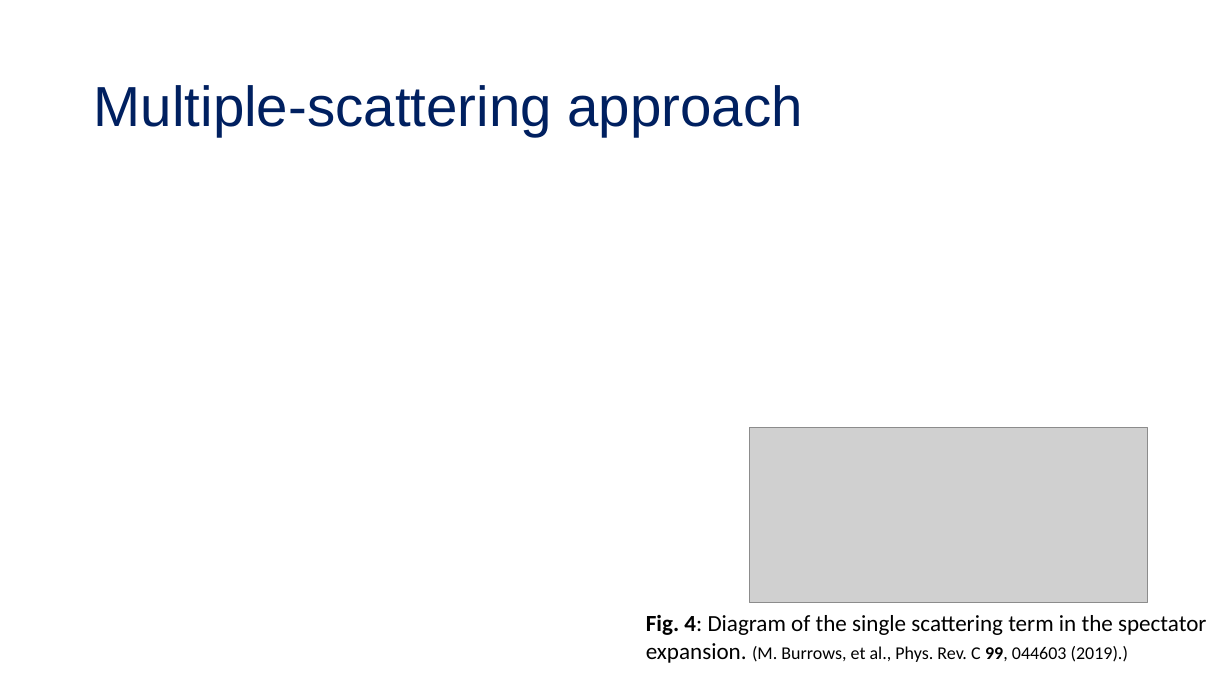
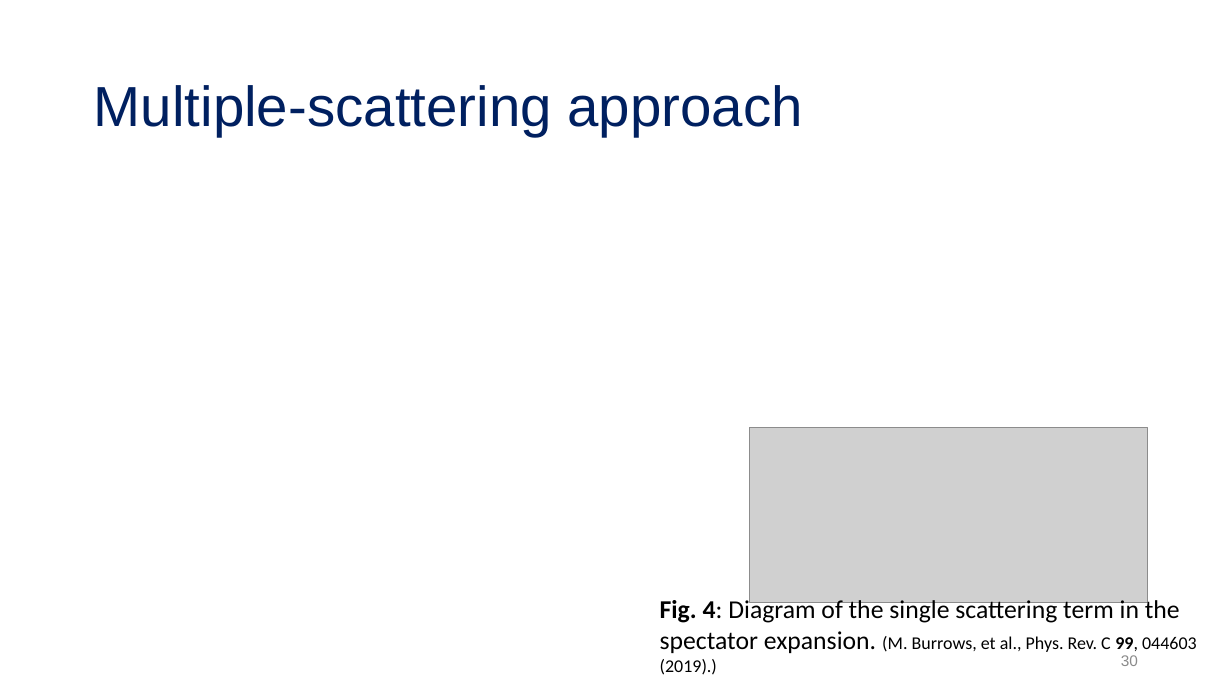
Before and after one commit to tropiano4/tropiano-srg, a slide deck: slide 30 of Presentations/Candidacy_2019/candidacy_presentation.pptx (slide 31 before the commit). Drawn at 1232x693 pixels with LibreOffice and Linux fonts; fonts in the diff are those of the drawing; grey boxes stand for pictures. Boxes give left, top, right and bottom in pixels: in the first picture for what was removed or moved away, otherwise in the second. Text is boxed around its words. In the diff, an @@ line names an element or a change of style, - is before the commit and + after.

```diff
--- a/Presentations/Candidacy_2019/candidacy_presentation.pptx
+++ b/Presentations/Candidacy_2019/candidacy_presentation.pptx
@@ text "Fig. 4: Diagram of the ...": place and size @@
-text "Fig. 4: Diagram of the ..." at (646, 615, 1206, 663)
+text "Fig. 4: Diagram of the ..." at (660, 597, 1197, 675)
@@ text "Fig. 4: Diagram of the ..." at (660, 597, 1197, 675): size 18 to 20 pt in "Fig. 4: Diagram of the single scattering ..." @@
@@ page number added at (1121, 655, 1138, 666), 12 pt, text #8C8C8C @@
+30
```
Also in this commit, not shown: 44 other slides changed, 1 slide added, 1 slide removed, 1 other file.
